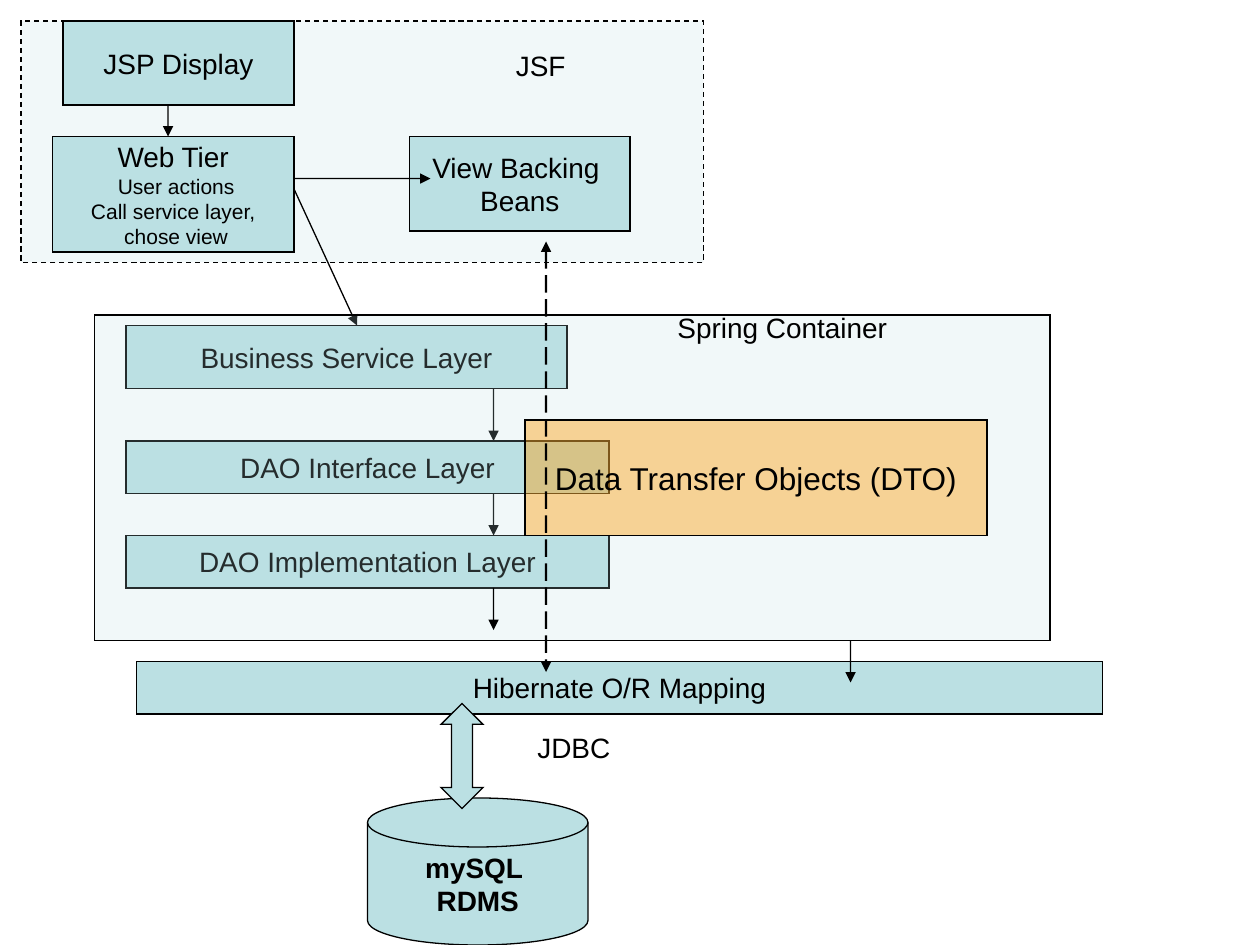
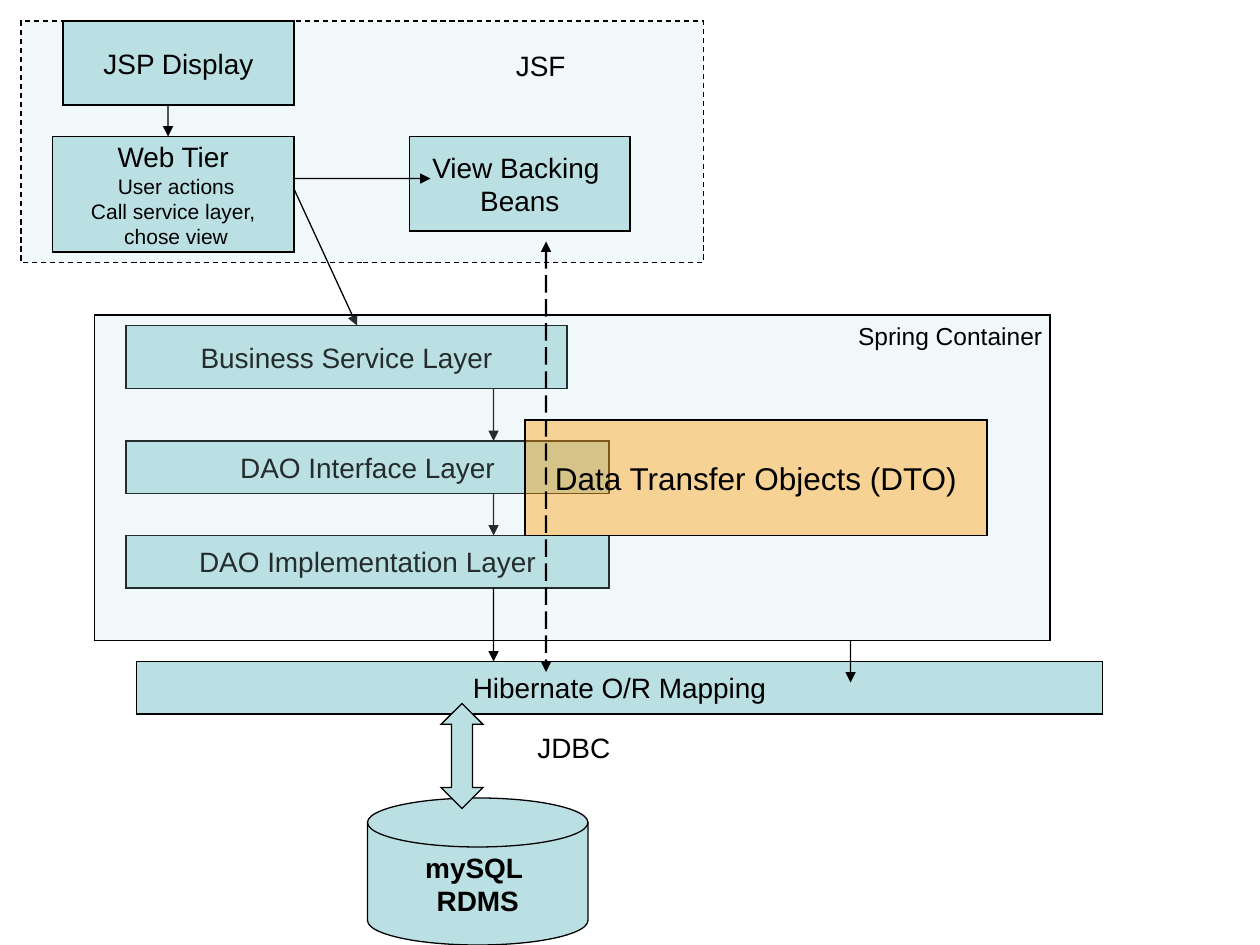
Before and after one commit to NCIP/cagrid-portal, a slide deck: slide 3 of cagrid-1-0/Documentation/docs/portal/AppLayerDiagram.ppt. Drawn at 1260x945 pixels with LibreOffice and Linux fonts; fonts in the diff are those of the drawing. Boxes give left, top, right and bottom in pixels: in the first picture for what was removed or moved away, otherwise in the second. Text is boxed around its words. In the diff, an @@ line names an element or a change of style, - is before the commit and + after.

```diff
--- a/cagrid-1-0/Documentation/docs/portal/AppLayerDiagram.ppt
+++ b/cagrid-1-0/Documentation/docs/portal/AppLayerDiagram.ppt
@@ text "Spring Container": place and size @@
-text "Spring Container" at bbox=[677, 317, 887, 344]
+text "Spring Container" at bbox=[858, 327, 1042, 350]
@@ text "Spring Container" at bbox=[858, 327, 1042, 350]: size 16 to 14 pt; less space between paragraphs @@
@@ arrow moved from (494, 588) - (494, 630) to (494, 588) - (494, 662) @@
```
Also in this commit, not shown: 2 other slides changed, 2 other files.
